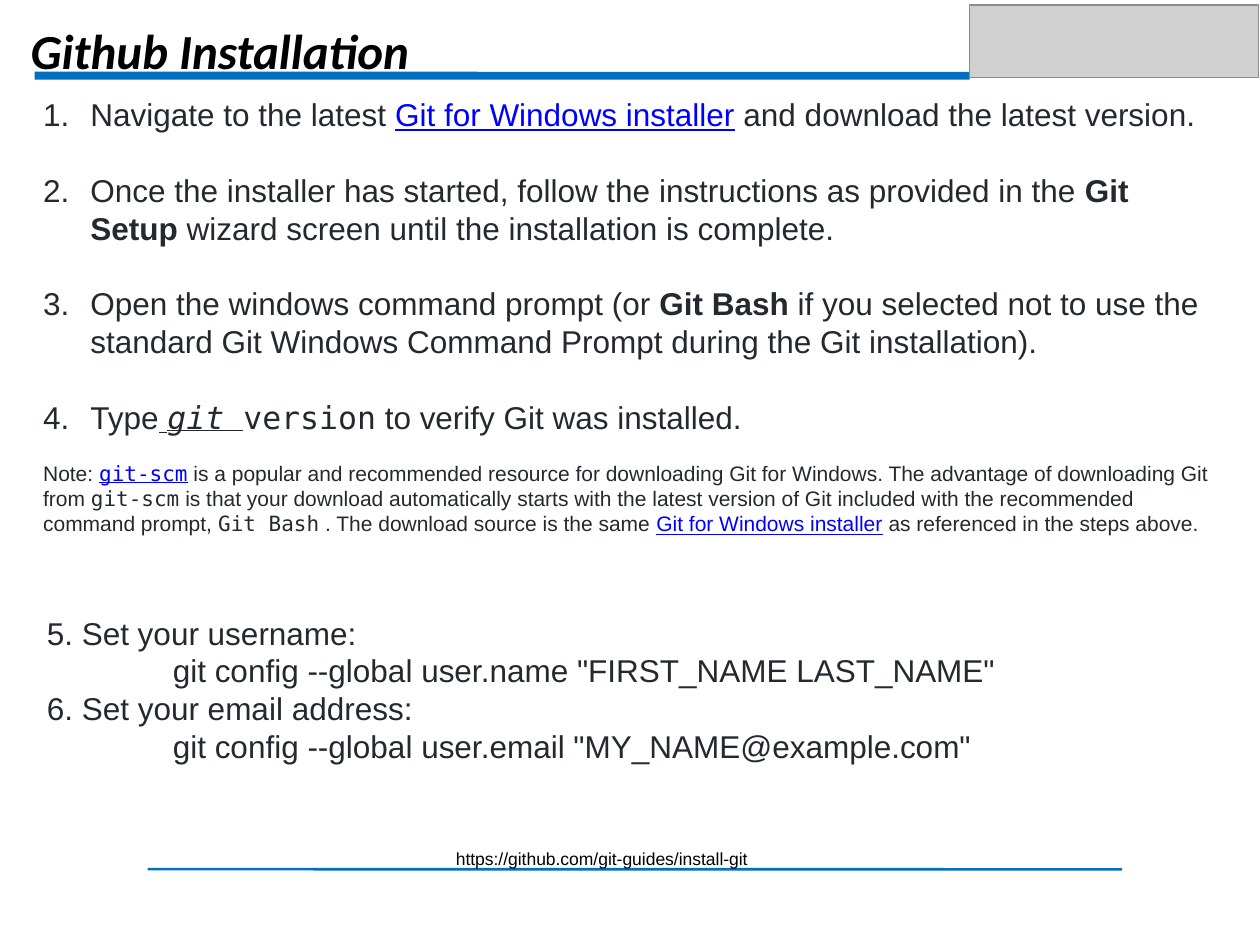
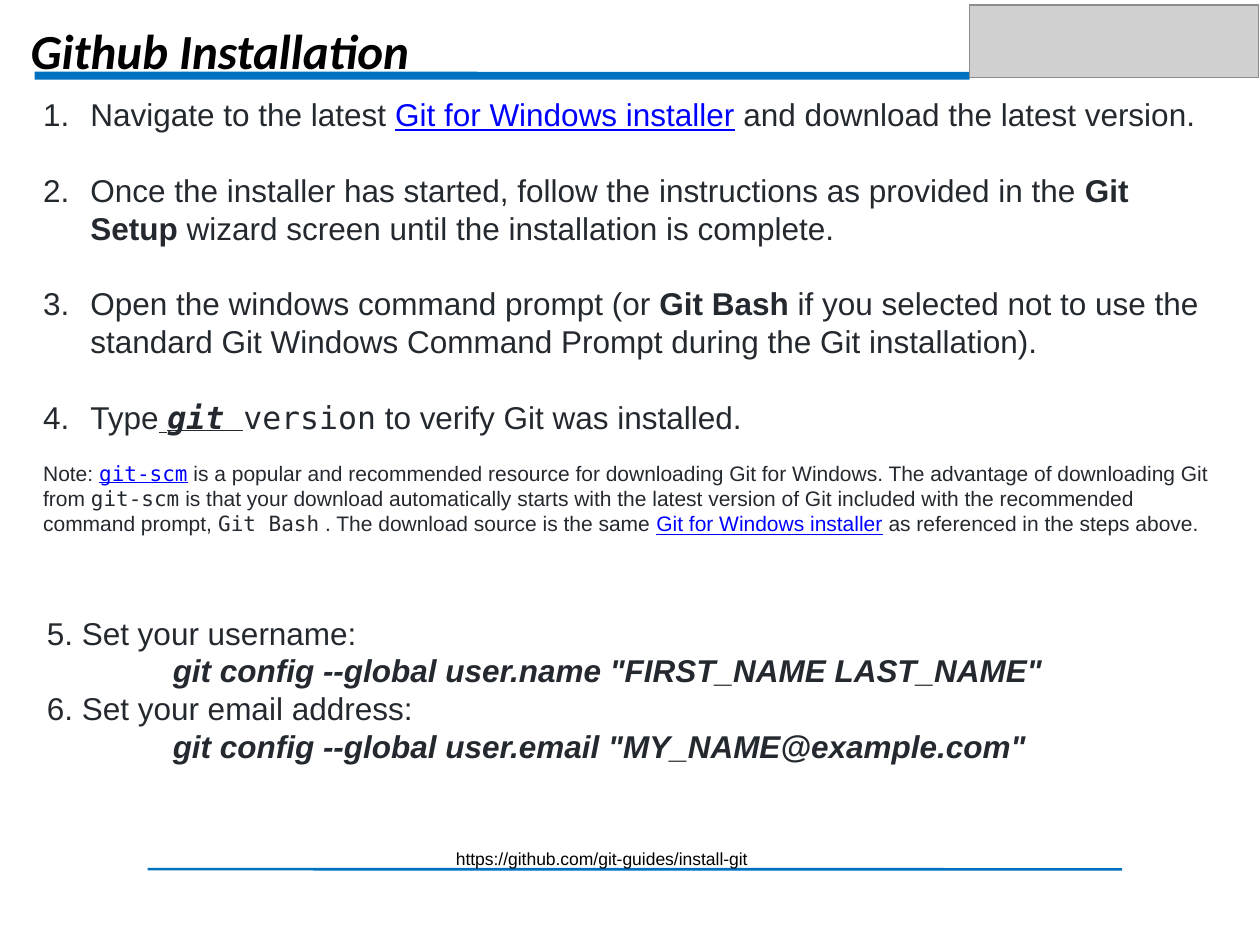
Before and after one commit to ChengtaoJi/SURF2022, a slide deck: slide 2 of Presentation/JiChengtao/GitHubTutorial.ppt. Drawn at 1260x945 pixels with LibreOffice and Linux fonts; fonts in the diff are those of the drawing; grey boxes stand for pictures. Boxes give left, top, right and bottom in pixels: in the first picture for what was removed or moved away, otherwise in the second. Text is boxed around its words. In the diff, an @@ line names an element or a change of style, - is before the commit and + after.

```diff
--- a/Presentation/JiChengtao/GitHubTutorial.ppt
+++ b/Presentation/JiChengtao/GitHubTutorial.ppt
@@ text at (90,403,741,436): bold on in "git" @@
@@ text "5. Set your username: git ..." at (47,623,1042,764): bold on, italic on in "git config --global user.name "FIRST_NAME LAST_NAME"", "git config --global user.email "MY_NAME@example.com"" @@
```
Also in this commit, not shown: 3 other slides changed, 5 other files.
